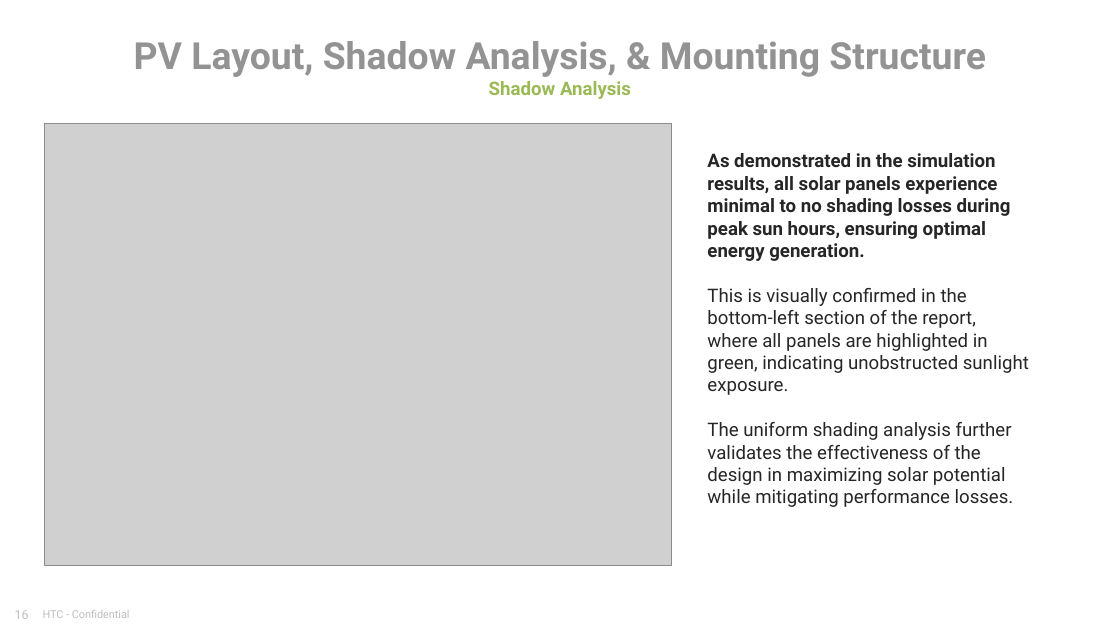
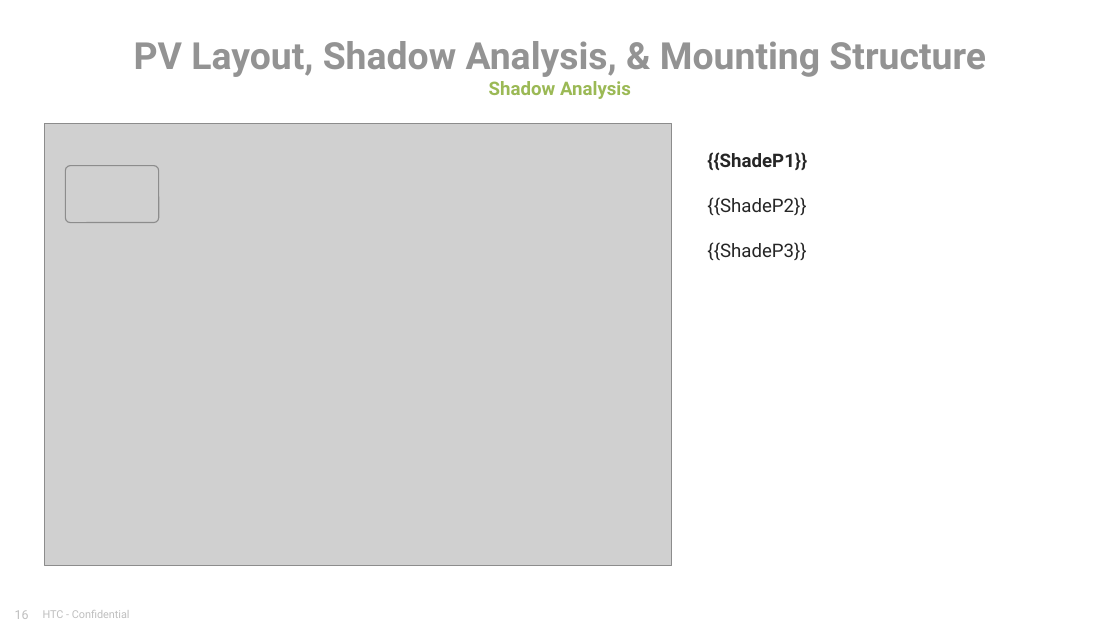
Before and after one commit to MohammedAlLawati/pv-toolkit, a slide deck: slide 16 of web/templates/offer_deck.pptx. Drawn at 1120x630 pixels with LibreOffice and Linux fonts; fonts in the diff are those of the drawing; grey boxes stand for pictures. Boxes give left, top, right and bottom in pixels: in the first picture for what was removed or moved away, otherwise in the second. Text is boxed around its words. In the diff, an @@ line names an element or a change of style, - is before the commit and + after.

```diff
--- a/web/templates/offer_deck.pptx
+++ b/web/templates/offer_deck.pptx
@@ picture added at box(65, 166, 158, 223) @@
@@ text at box(707, 152, 807, 260): text changed @@
-As demonstrated in the simulation results, all solar panels experience minimal to no shading losses during peak sun hours, ensuring optimal energy generation.
-This is visually confirmed in the bottom-left section of the report, where all panels are highlighted in green, indicating unobstructed sunlight exposure.
-The uniform shading analysis further validates the effectiveness of the design in maximizing solar potential while mitigating performance losses.
+{{ShadeP1}}
+{{ShadeP2}}
+{{ShadeP3}}
```
Also in this commit, not shown: 1 other slide changed, 10 other files.
